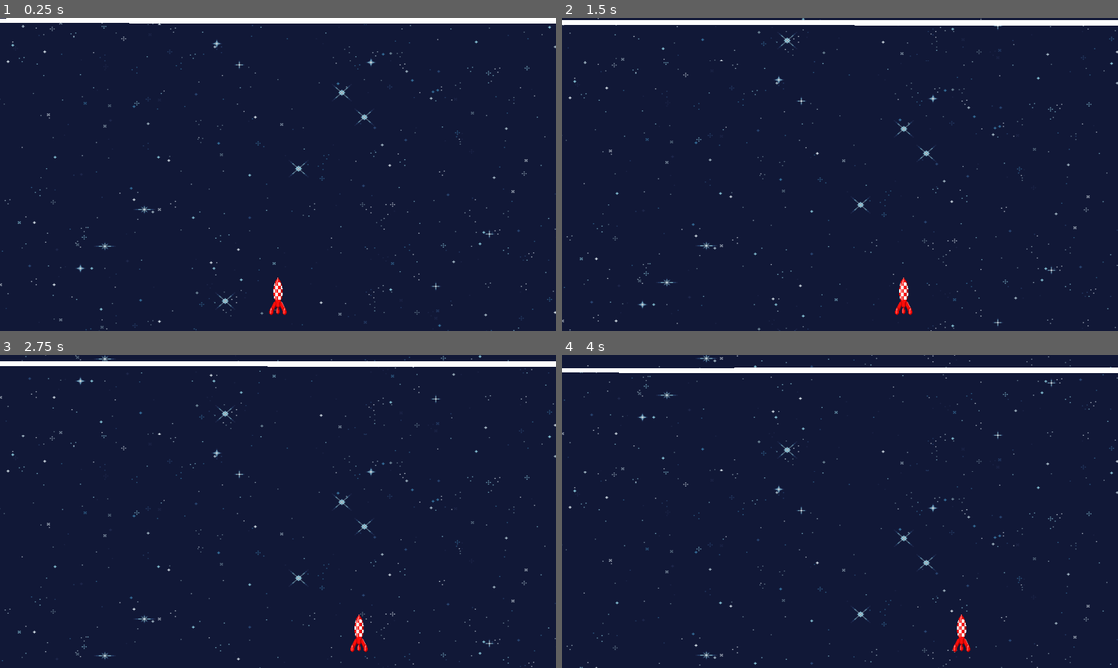
Above: before the commit, frames 1-4 (two rows, left to right).
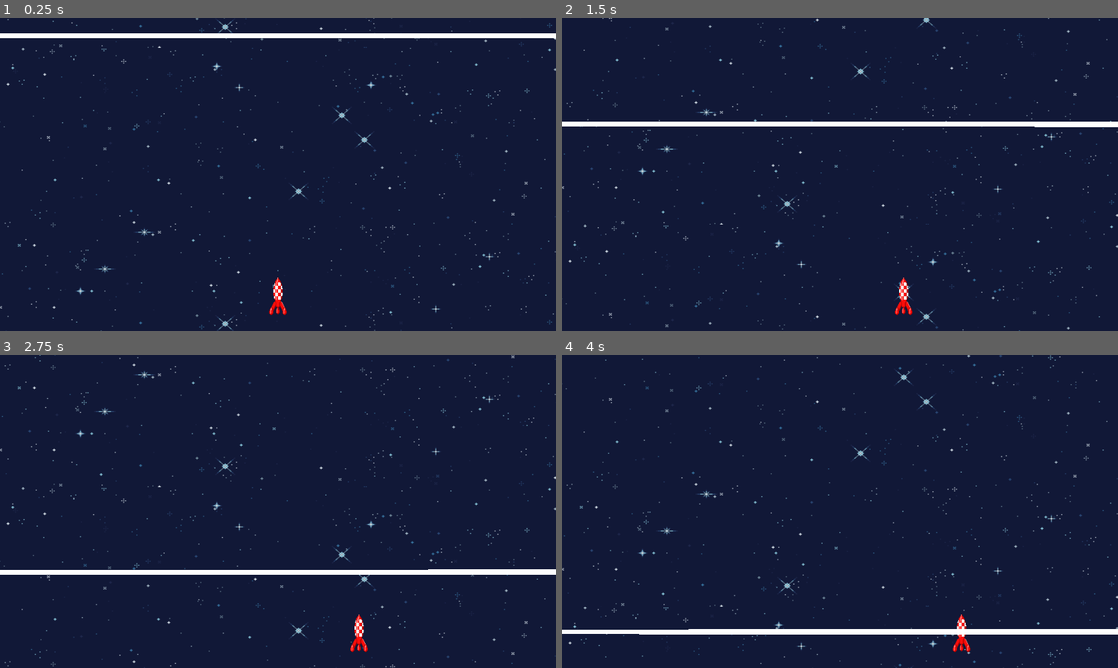
Above: after the commit, the same moments.

Repository: Zenika/tomato-rocket
Game: Godot game, scene res://race_screen.tscn
Two runs of this game, one before a commit and one after it. Both use one fixed random seed, a clock stepped at 60 frames per second and the inputs below.
Inputs:
- Up to frame 1 (0.25 s): no input
- Up to frame 2 (1.5 s): hold Right (move_right) 0.53-1.28 s; hold Left (move_left) from 1.28 s (still down)
- Up to frame 3 (2.75 s): release Left (move_left) at 2.03 s; hold Right (move_right) from 2.03 s (still down)
- Up to frame 4 (4 s): release Right (move_right) at 3.53 s; hold Left (move_left) from 3.53 s (still down)

The runs differ from the first frame. In frame 1, 5.3% of the frame differs, in the area x 0-100%, y 0-100%; in frame 2, 5.2%; in frame 3, 5.3%; in frame 4, 5.4%.

Commit message:
feat: stop at finish line

Diff:
--- a/ParallaxLayer.gd
+++ /dev/null
@@ -1,7 +0,0 @@
-extends ParallaxLayer
-
-func _ready():
-	set_mirroring(motion_mirroring)
-
-func _process(delta):
-	motion_mirroring = Vector2(0,1920)
--- a/background.gd
+++ b/background.gd
@@ -1,7 +1,12 @@
 extends ParallaxBackground
 
-@export var camera_velocity: Vector2 = Vector2(0, 100);
+var vertical_speed
+var c = 2
 
 func _process(delta: float) -> void:
+	var camera_velocity = Vector2(0, vertical_speed * c)
 	var new_offset: Vector2 = get_scroll_offset() + camera_velocity * delta
 	set_scroll_offset( new_offset )
+
+func set_vertical_speed(speed):
+	vertical_speed = speed
--- a/finish_line.gd
+++ b/finish_line.gd
@@ -1,6 +1,6 @@
 extends Area2D
 
-var vertical_speed = 1
+var vertical_speed
 
 # Called when the node enters the scene tree for the first time.
 func _ready():
@@ -18,3 +18,7 @@
 
 func set_vertical_speed(speed):
 	vertical_speed = speed
+
+func _on_collision_polygon_2d_body_entered(body):
+	if body is Player:
+		get_parent().vertical_speed = 0
--- a/finish_line.tscn
+++ b/finish_line.tscn
@@ -1,6 +1,8 @@
-[gd_scene load_steps=2 format=3 uid="uid://boorheqgs8kja"]
+[gd_scene load_steps=3 format=3 uid="uid://boorheqgs8kja"]
 
 [ext_resource type="Script" path="res://finish_line.gd" id="1_204nq"]
+
+[sub_resource type="RectangleShape2D" id="RectangleShape2D_45g03"]
 
 [node name="FinishLine" type="Area2D"]
 script = ExtResource("1_204nq")
@@ -11,6 +13,9 @@
 scale = Vector2(1.00104, 0.909091)
 polygon = PackedVector2Array(0, 1, 0, 19, 1918, 21, 1918, 0.1)
 
-[node name="CollisionPolygon2D" type="CollisionPolygon2D" parent="."]
+[node name="CollisionPolygon2D" type="CollisionShape2D" parent="."]
 position = Vector2(960, 10)
 scale = Vector2(96, 0.9)
+shape = SubResource("RectangleShape2D_45g03")
+
+[connection signal="body_entered" from="." to="." method="_on_collision_polygon_2d_body_entered"]
--- a/player.gd
+++ b/player.gd
@@ -1,17 +1,14 @@
-extends Area2D
+extends StaticBody2D
 
+class_name Player
 var lateral_speed = 400
-@export var vertical_speed = 1
 var screen_size
-
-const speed_multiplicator = 5
 
 func start(pos):
 	position = pos
 
 func _ready():
 	screen_size = get_viewport_rect().size
-
 
 func _process(delta):
 	var velocity = Vector2.ZERO
@@ -28,5 +25,3 @@
 
 	position += velocity * delta
 	position = position.clamp(Vector2.ZERO, screen_size)
-
-	vertical_speed = vertical_speed + delta * speed_multiplicator
--- a/player.tscn
+++ b/player.tscn
@@ -2,6 +2,10 @@
 
 [ext_resource type="Script" path="res://player.gd" id="1_je0pj"]
 [ext_resource type="Texture2D" uid="uid://do5cirxbaysib" path="res://assets/ships/tintin_rocket.png" id="2_qx22x"]
+
+[sub_resource type="CapsuleShape2D" id="CapsuleShape2D_ivgua"]
+radius = 17.0
+height = 34.0
 
 [sub_resource type="SpriteFrames" id="SpriteFrames_2mlpe"]
 animations = [{
@@ -14,18 +18,13 @@
 "speed": 5.0
 }]
 
-[sub_resource type="CapsuleShape2D" id="CapsuleShape2D_ivgua"]
-radius = 17.0
-height = 34.0
+[node name="StaticBody2D" type="StaticBody2D"]
+script = ExtResource("1_je0pj")
 
-[node name="Player" type="Area2D"]
-script = ExtResource("1_je0pj")
-metadata/_edit_group_ = true
+[node name="CollisionShape2D" type="CollisionShape2D" parent="."]
+shape = SubResource("CapsuleShape2D_ivgua")
 
 [node name="AnimatedSprite2D" type="AnimatedSprite2D" parent="."]
 scale = Vector2(2, 2)
 sprite_frames = SubResource("SpriteFrames_2mlpe")
 animation = &"idle"
-
-[node name="CollisionShape2D" type="CollisionShape2D" parent="."]
-shape = SubResource("CapsuleShape2D_ivgua")
--- a/race_screen.gd
+++ b/race_screen.gd
@@ -1,4 +1,7 @@
 extends Node2D
+
+@export var vertical_speed = 200
+const speed_multiplicator = 50
 
 func new_game():
 	$Player.start($PlayerPosition.position)
@@ -7,7 +10,8 @@
 func _ready():
 	new_game()
 
-
 # Called every frame. 'delta' is the elapsed time since the previous frame.
 func _process(delta):
-	$FinishLine.set_vertical_speed($Player.vertical_speed)
+	vertical_speed = vertical_speed + delta * speed_multiplicator
+	$FinishLine.set_vertical_speed(vertical_speed)
+	$Background.set_vertical_speed(vertical_speed)
--- a/race_screen.tscn
+++ b/race_screen.tscn
@@ -14,4 +14,5 @@
 [node name="Player" parent="." instance=ExtResource("2_ig1mj")]
 
 [node name="Background" parent="." instance=ExtResource("3_ounkw")]
+
 [node name="FinishLine" parent="." instance=ExtResource("3_qg17w")]
Not shown: 1 places in background.tscn that only renumber resources
Not shown: 1 places in race_screen.tscn that only renumber resources
